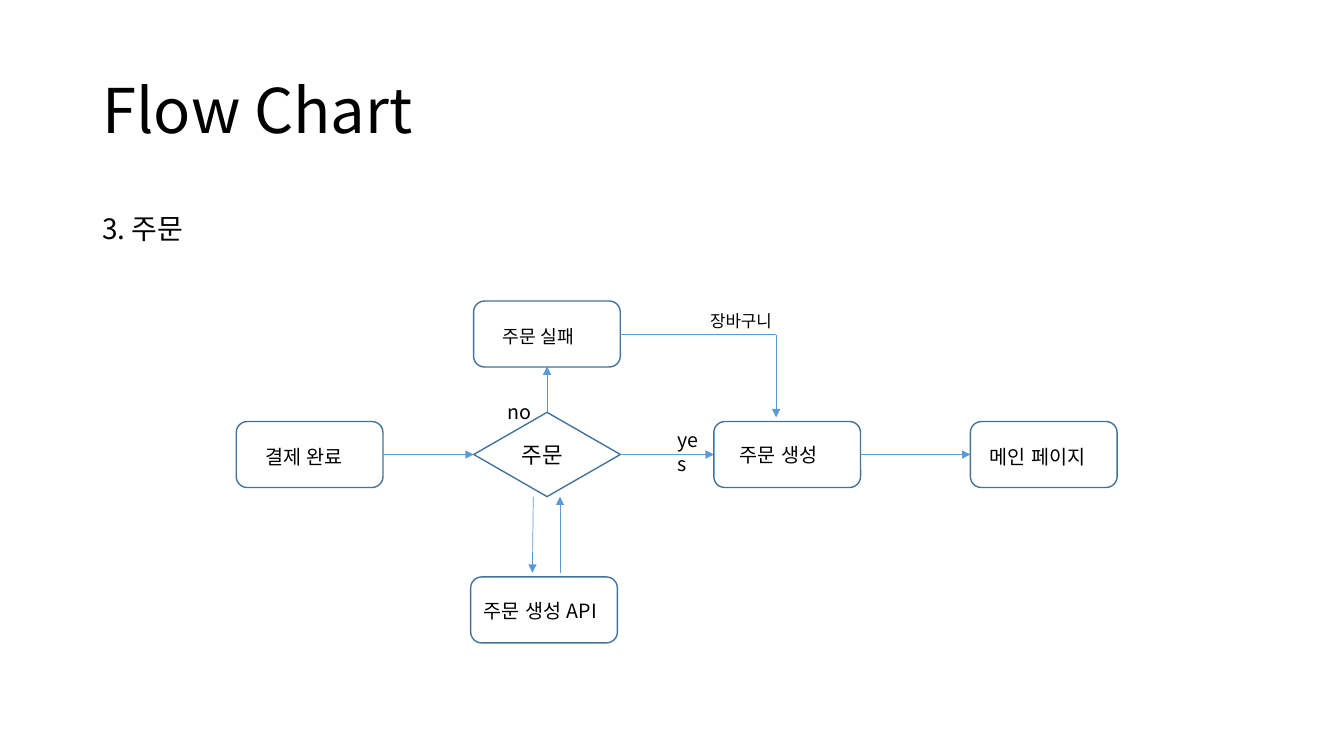
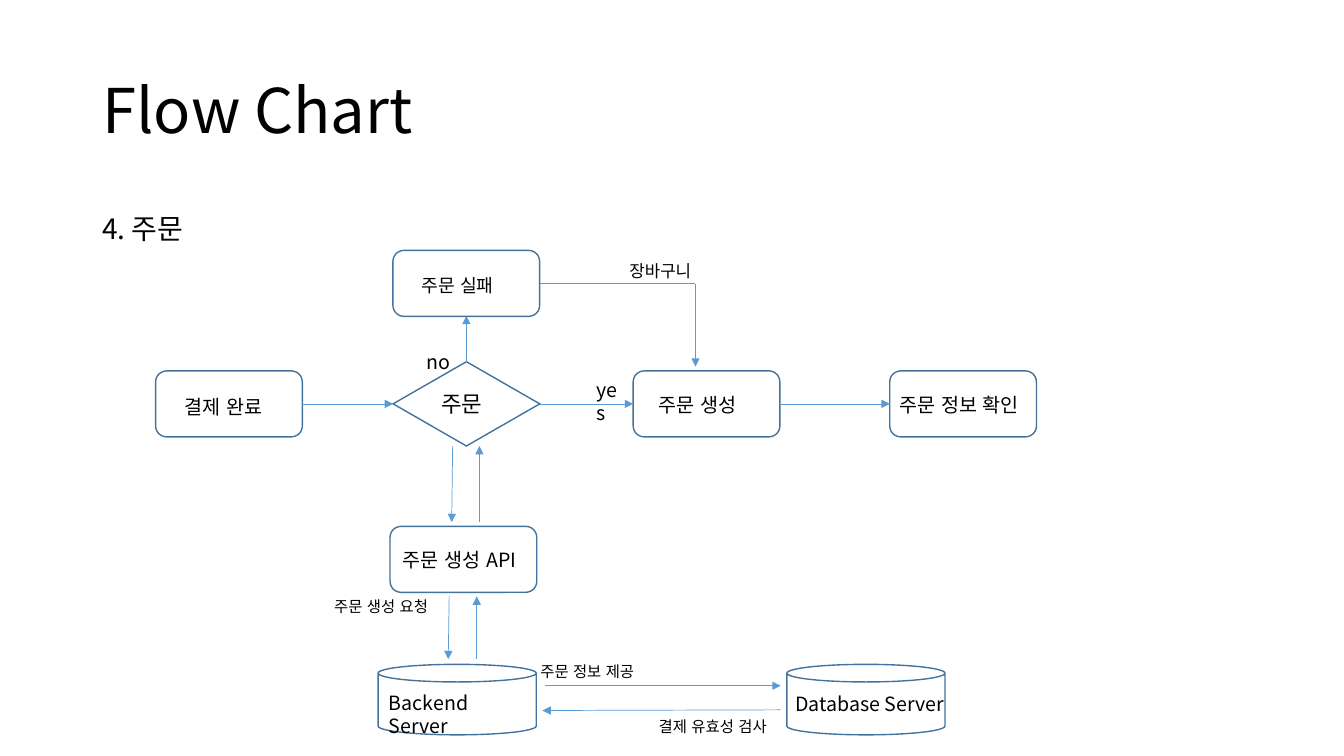
Before and after one commit to Camelllia/BaeminApplication, a slide deck: slide 7 of 202131205_김승진_실무게임프로그래밍_기획서.pptx (slide 6 before the commit). Drawn at 1344x756 pixels with LibreOffice and Linux fonts; fonts in the diff are those of the drawing. Boxes give left, top, right and bottom in pixels: in the first picture for what was removed or moved away, otherwise in the second. Text is boxed around its words. In the diff, an @@ line names an element or a change of style, - is before the commit and + after.

```diff
--- a/202131205_김승진_실무게임프로그래밍_기획서.pptx
+++ b/202131205_김승진_실무게임프로그래밍_기획서.pptx
@@ text at box(102, 217, 184, 241): text changed @@
-3. 주문
+4. 주문
@@ 8 texts, 7 arrows, 5 rounded rectangles, 1 diamond, 1 line: place and size @@
-8 texts, 7 arrows, 5 rounded rectangles, 1 diamond, 1 line at box(236, 301, 1118, 642)
+8 texts, 7 arrows, 5 rounded rectangles, 1 diamond, 1 line at box(155, 250, 1037, 592)
@@ text at box(900, 395, 1019, 414): text changed @@
-메인 페이지
+주문 정보 확인
@@ text added at box(334, 599, 428, 613), 11 pt, text #000000 @@
+주문 생성 요청
@@ arrow added from (450, 597) to (449, 659), #5B9BD5 0.5 pt @@
@@ arrow added from (477, 659) to (477, 597), #5B9BD5 0.5 pt @@
@@ cylinder added at box(378, 664, 536, 735), fill #FFFFFF, outline #43739E 1 pt @@
@@ text added at box(540, 664, 634, 679), 11 pt, text #000000 @@
+주문 정보 제공
@@ arrow added from (545, 686) to (780, 686), #5B9BD5 0.5 pt @@
@@ cylinder added at box(787, 664, 946, 735), fill #FFFFFF, outline #43739E 1 pt @@
@@ text added at box(389, 694, 468, 736), 14 pt, text #000000 @@
+Backend Server
@@ arrow added from (780, 710) to (542, 711), #5B9BD5 0.5 pt @@
@@ text added at box(659, 719, 766, 734), 11 pt, text #000000 @@
+결제 유효성 검사
@@ text added at box(795, 695, 944, 712), 14 pt, text #000000 @@
+Database Server
```
Also in this commit, not shown: 8 other slides changed, 5 slides added, 3 slides removed, 12 other files.
